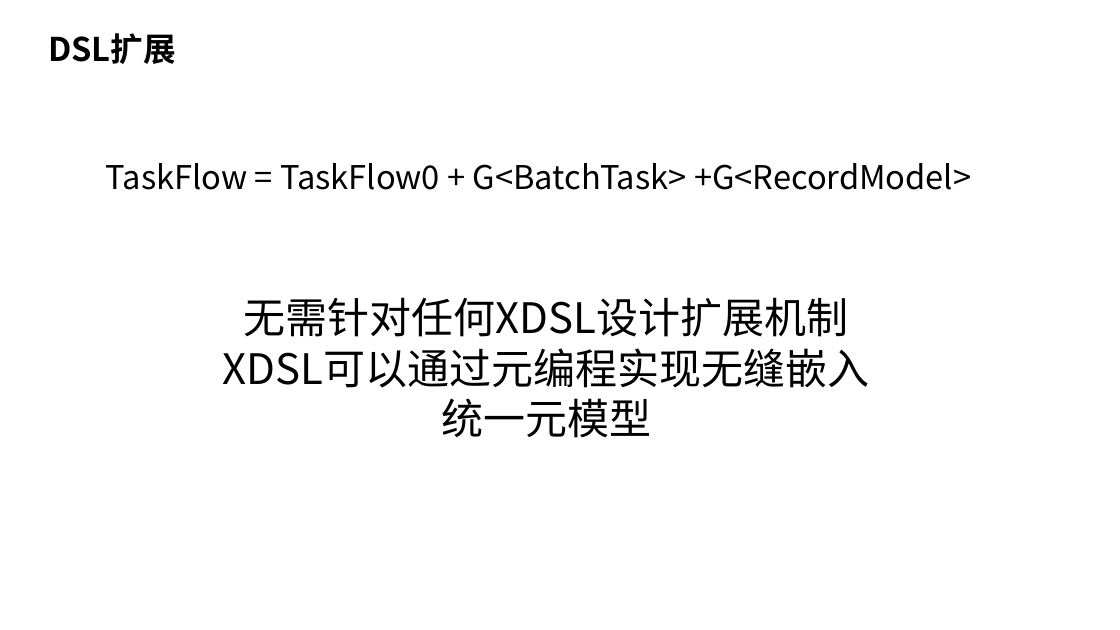
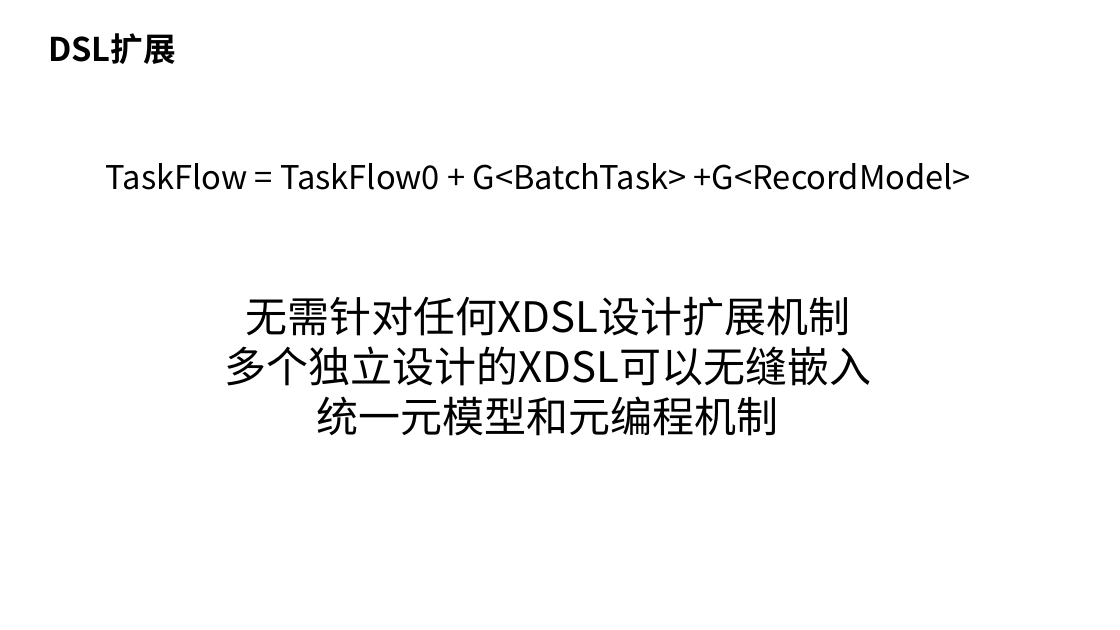
Before and after one commit to nop-platform/nop-entropy-docs, a slide deck: slide 21 of src/ppt/theory-of-reversible-computation.pptx. Drawn at 1120x630 pixels with LibreOffice and Linux fonts; fonts in the diff are those of the drawing. Boxes give left, top, right and bottom in pixels: in the first picture for what was removed or moved away, otherwise in the second. Text is boxed around its words. In the diff, an @@ line names an element or a change of style, - is before the commit and + after.

```diff
--- a/src/ppt/theory-of-reversible-computation.pptx
+++ b/src/ppt/theory-of-reversible-computation.pptx
@@ text at <box>225,346,872,436</box>: text changed @@
-XDSL可以通过元编程实现无缝嵌入
-统一元模型
+多个独立设计的XDSL可以无缝嵌入
+统一元模型和元编程机制
```
Also in this commit, not shown: 15 other slides changed.
